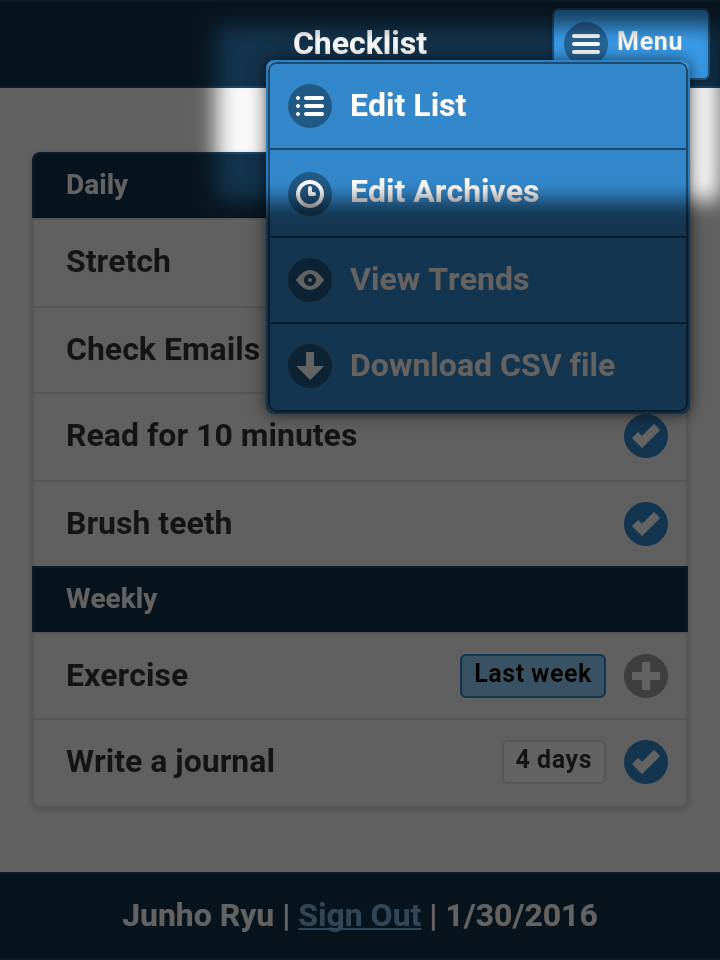
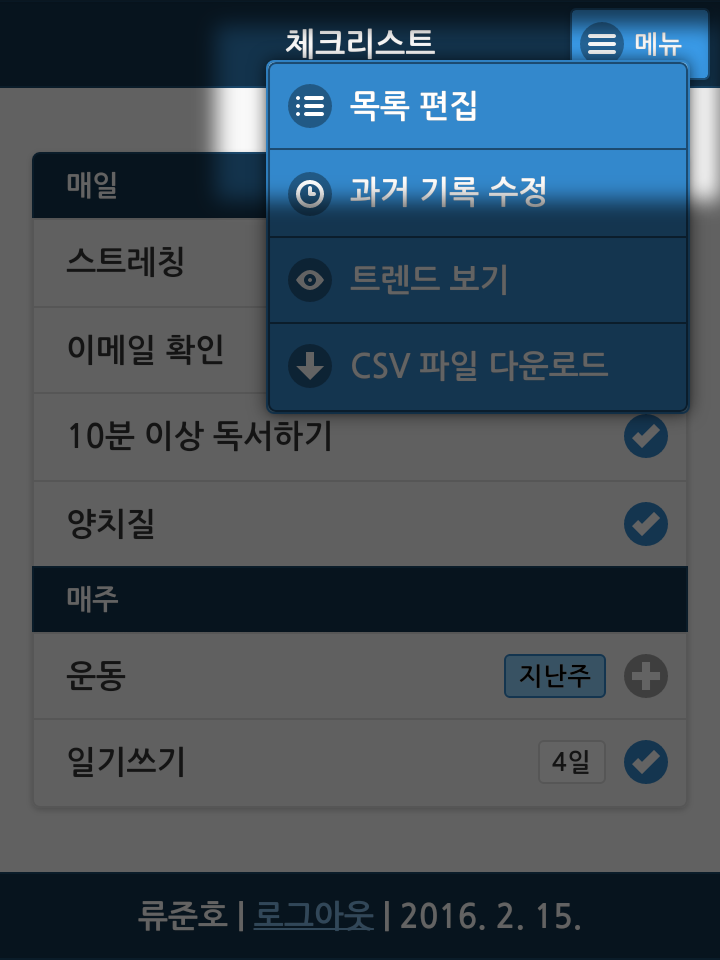
Comparing the layer stacks of the two w=720, h=960 images. Changes:
added layer "Layer 2" above "Background" over [0, 0, 720, 932]
